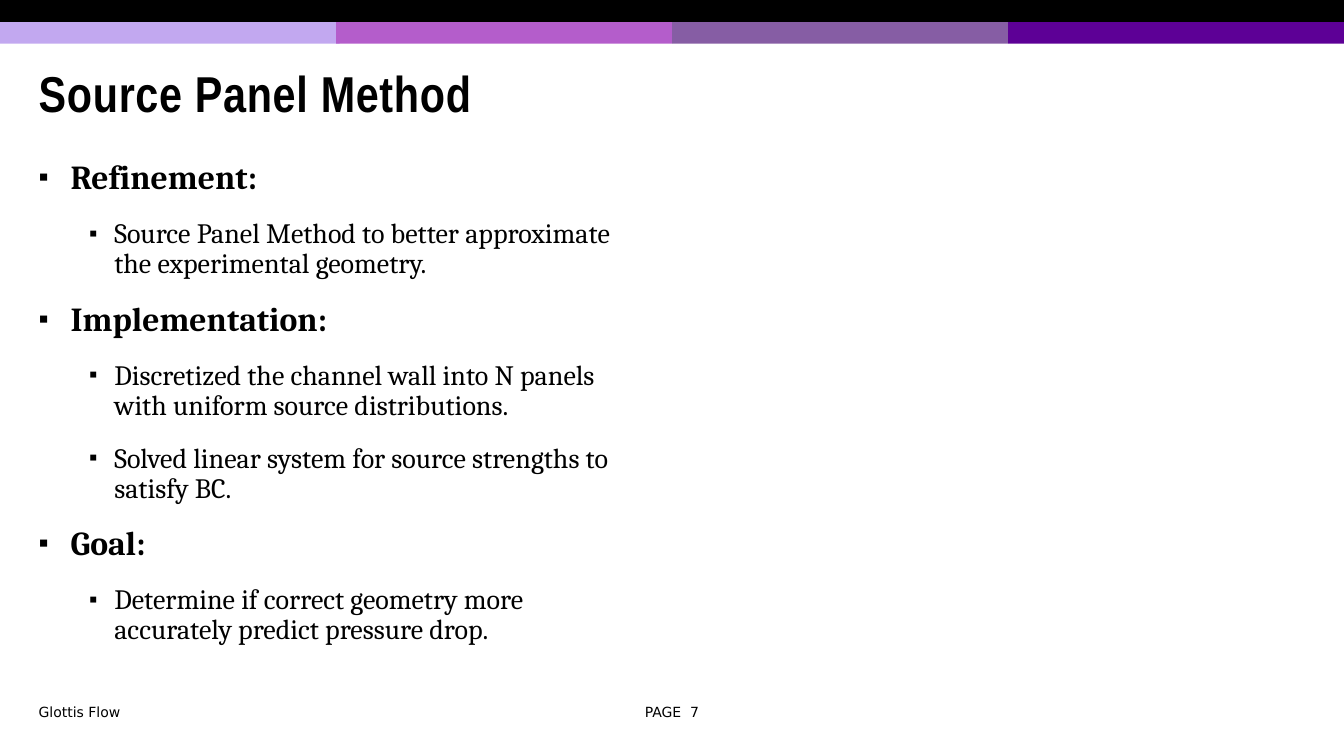
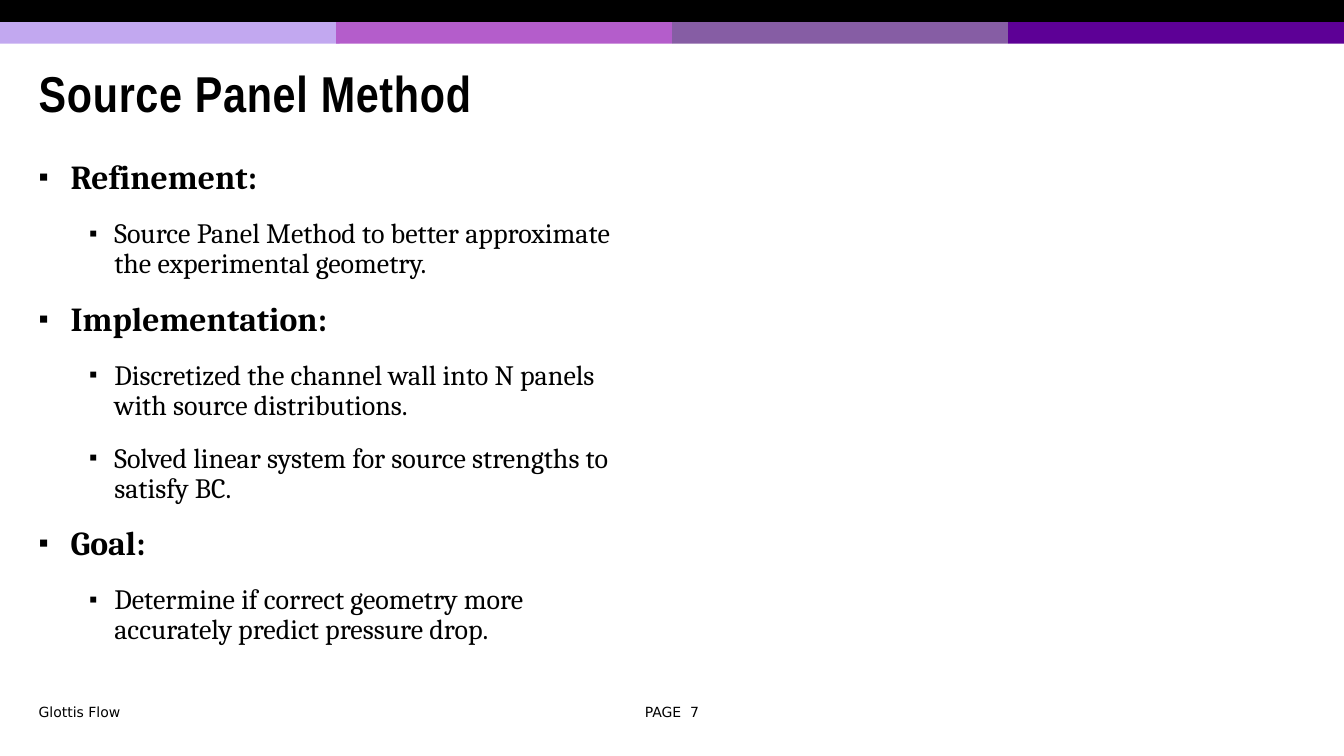
Before and after one commit to jiangdizhu/ME662-Project, a slide deck: slide 7 of ME662_Project_Presentation_JD.pptx. Drawn at 1344x756 pixels with LibreOffice and Linux fonts; fonts in the diff are those of the drawing; grey boxes stand for pictures; background and template pictures are left out. Boxes give left, top, right and bottom in pixels: in the first picture for what was removed or moved away, otherwise in the second. Text is boxed around its words. In the diff, an @@ line names an element or a change of style, - is before the commit and + after.

Commit message:
udpate

```diff
--- a/ME662_Project_Presentation_JD.pptx
+++ b/ME662_Project_Presentation_JD.pptx
@@ text at box(114, 365, 594, 416): text changed @@
-  ▪ Discretized the channel wall into N panels with uniform source distributions.
+  ▪ Discretized the channel wall into N panels with source distributions.
```
